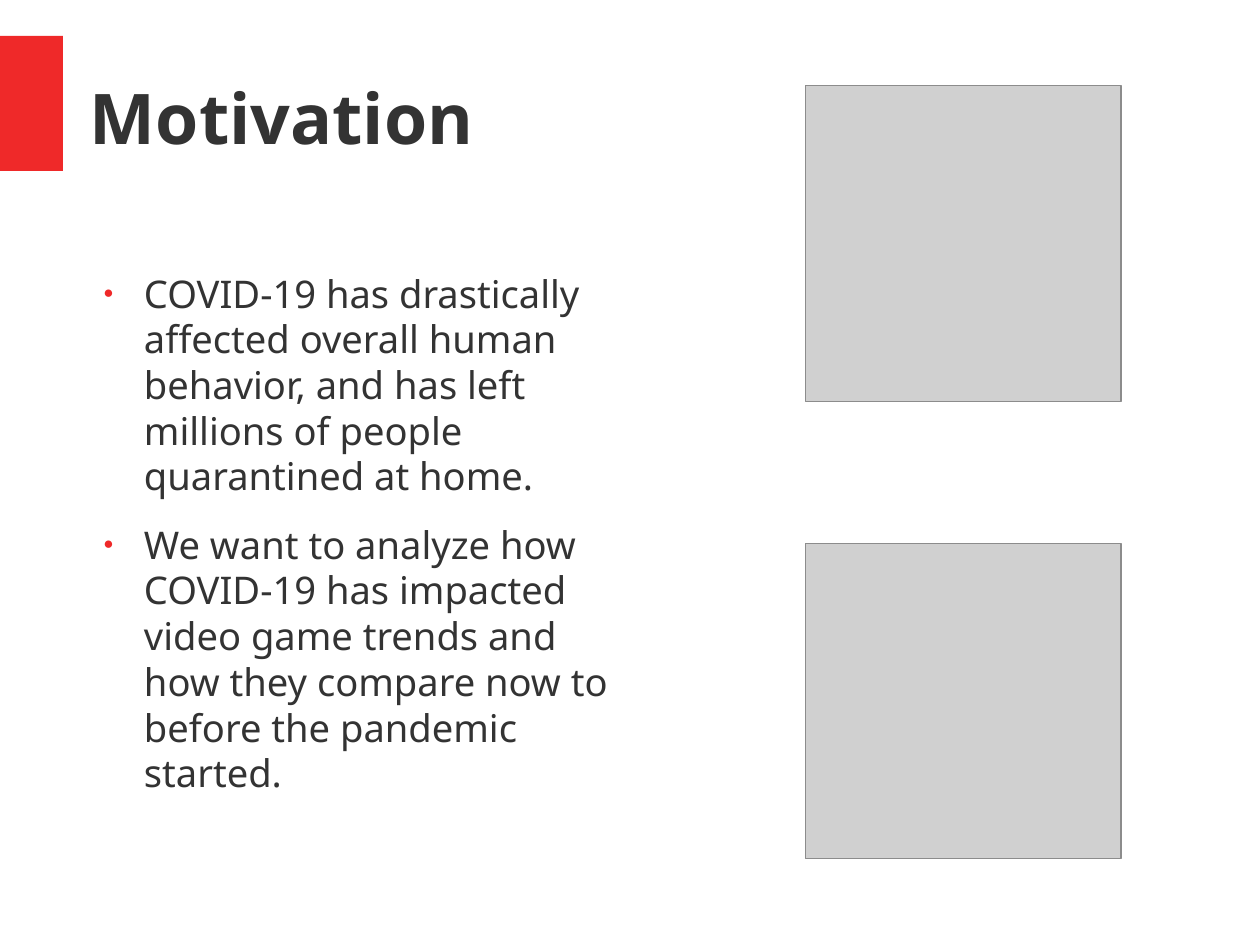
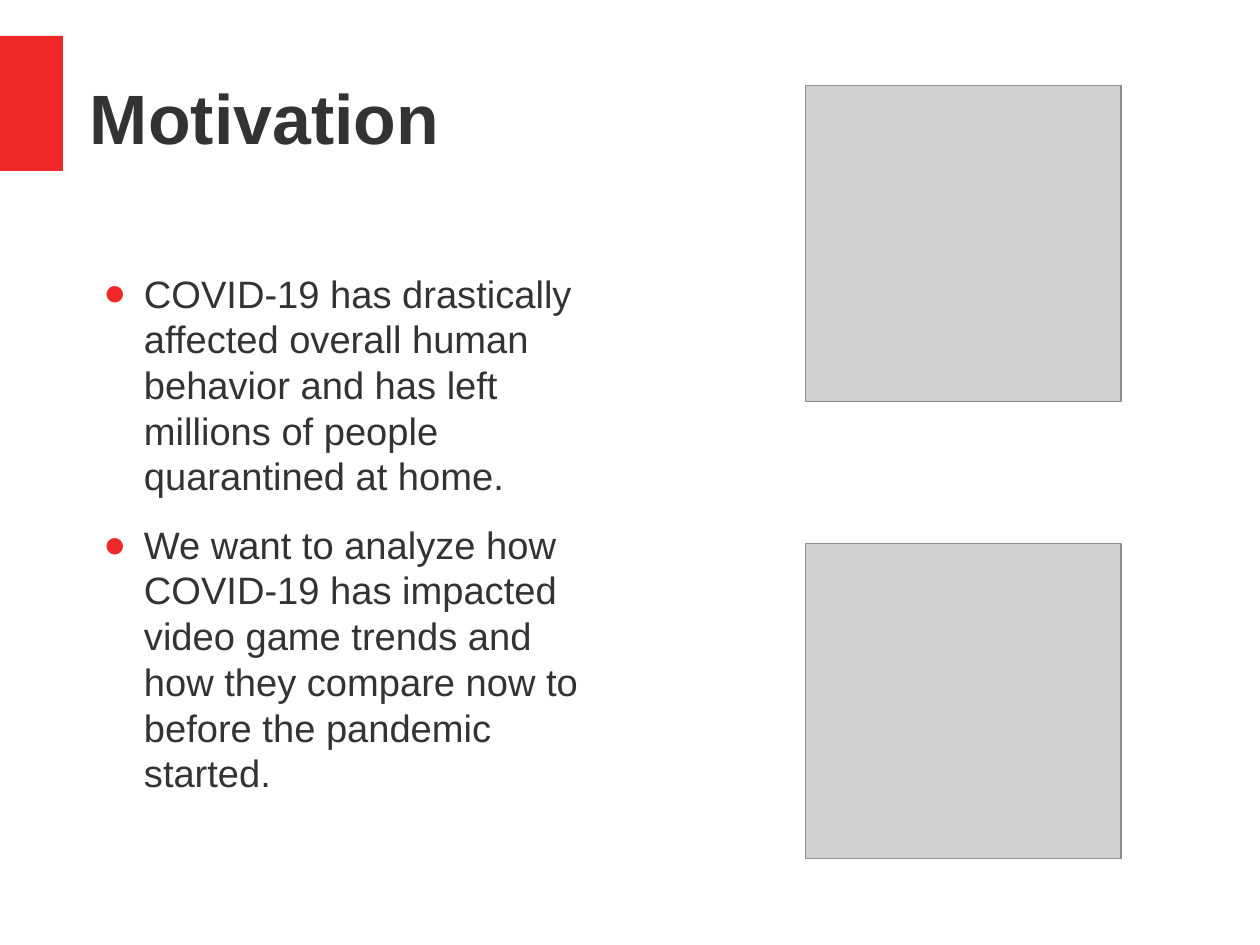
Before and after one commit to fdac21/VideoGame_Analysis, a slide deck: slide 3 of presentation.pptx. Drawn at 1260x945 pixels with LibreOffice and Linux fonts; fonts in the diff are those of the drawing; grey boxes stand for pictures. Boxes give left, top, right and bottom in pixels: in the first picture for what was removed or moved away, otherwise in the second. Text is boxed around its words. In the diff, an @@ line names an element or a change of style, - is before the commit and + after.

```diff
--- a/presentation.pptx
+++ b/presentation.pptx
@@ text "Motivation" at box(90, 93, 439, 145): font Noto Sans to Arial @@
@@ text at box(144, 280, 571, 498): text changed; font Noto Sans to Arial @@
-● COVID-19 has drastically affected overall human behavior, and has left millions of people quarantined at home.
+● COVID-19 has drastically affected overall human behavior and has left millions of people quarantined at home.
@@ text at box(144, 531, 578, 788): font Noto Sans to Arial in "We want to analyze how COVID-19 has ..." @@
```
Also in this commit, not shown: 5 other slides changed, 9 slides added, 5 slides removed.
